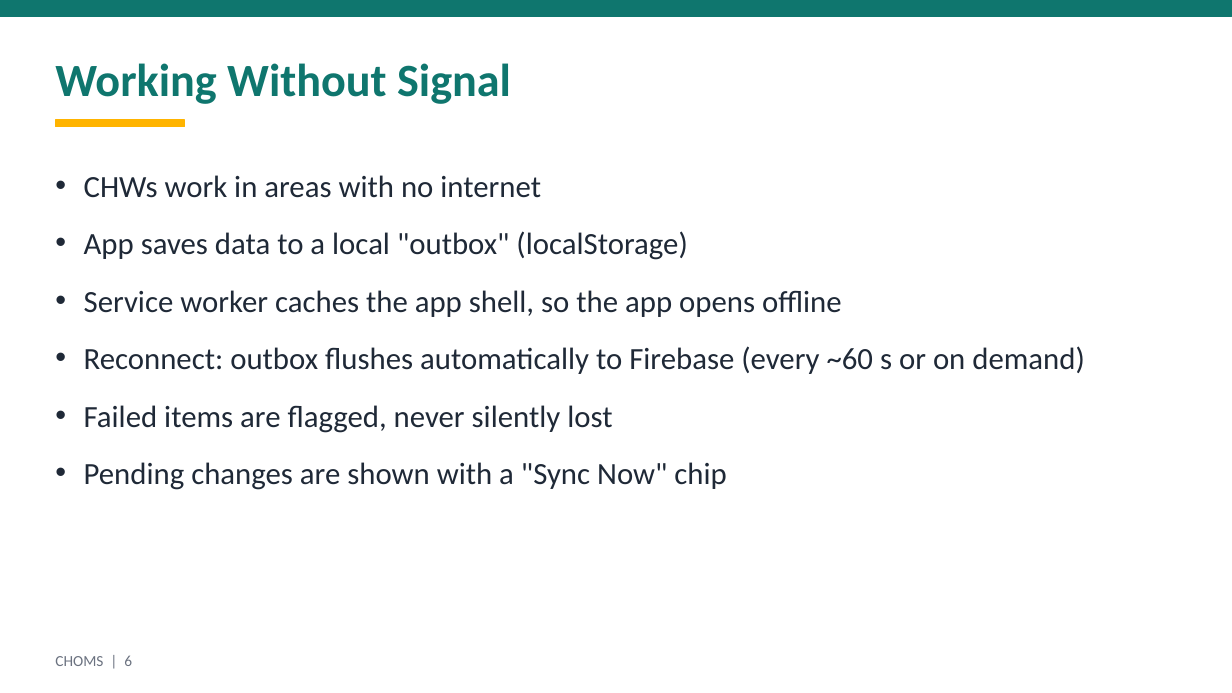
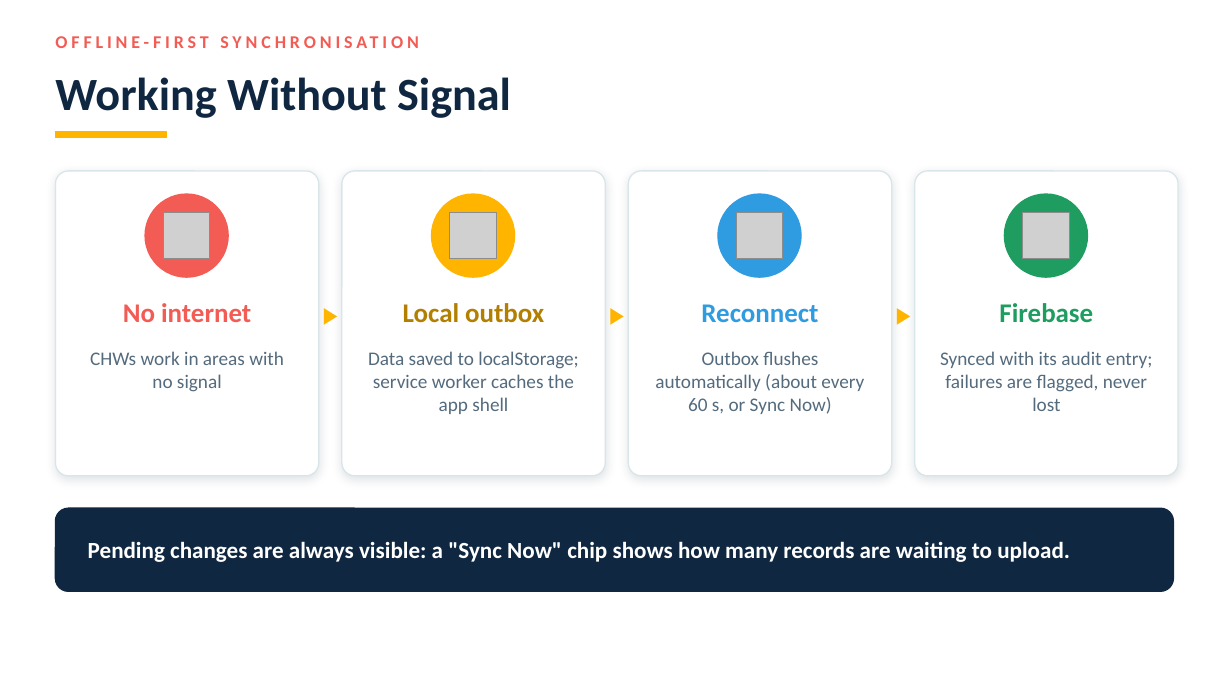
Before and after one commit to Olwethu7/choms-group-work, a slide deck: slide 7 of choms-suite/docs/presentation/CHOMS_Presentation.pptx (slide 6 before the commit). Drawn at 1232x693 pixels with LibreOffice and Linux fonts; fonts in the diff are those of the drawing; grey boxes stand for pictures; background and template pictures are left out. Boxes give left, top, right and bottom in pixels: in the first picture for what was removed or moved away, otherwise in the second. Text is boxed around its words. In the diff, an @@ line names an element or a change of style, - is before the commit and + after.

Commit message:
Redesign presentation to match website: illustrations, icons, screenshots

```diff
--- a/choms-suite/docs/presentation/CHOMS_Presentation.pptx
+++ b/choms-suite/docs/presentation/CHOMS_Presentation.pptx
@@ rectangle removed at [0,0,1232,17] @@
@@ text added at [55,28,887,55], 14 pt, text #F25C54, bold @@
+OFFLINE-FIRST SYNCHRONISATION
@@ text "Working Without Signal": place and size @@
-text "Working Without Signal" at [55,63,511,104]
+text "Working Without Signal" at [55,77,511,118]
@@ text "Working Without Signal" at [55,77,511,118]: text colour #0F766E to #0F2740 @@
@@ rectangle: place and size @@
-rectangle at [55,120,185,127]
+rectangle at [55,131,166,138]
@@ rounded rectangle added at [55,171,319,476], fill #FFFFFF, outline #D8E5E9 1 pt @@
@@ text removed at [84,175,1084,490] @@
-• CHWs work in areas with no internet
-• App saves data to a local "outbox" (localStorage)
-• Service worker caches the app shell, so the app opens offline
-• Reconnect: outbox flushes automatically to Firebase (every ~60 s or on demand)
-• Failed items are flagged, never silently lost
-• Pending changes are shown with a "Sync Now" chip
@@ rounded rectangle added at [342,171,605,476], fill #FFFFFF, outline #D8E5E9 1 pt @@
@@ rounded rectangle added at [628,171,892,476], fill #FFFFFF, outline #D8E5E9 1 pt @@
@@ rounded rectangle added at [915,171,1178,476], fill #FFFFFF, outline #D8E5E9 1 pt @@
@@ ellipse added at [145,194,228,277], fill #F25C54, outline #F25C54 1 pt @@
@@ ellipse added at [432,194,515,277], fill #FFB400, outline #FFB400 1 pt @@
@@ ellipse added at [718,194,801,277], fill #2F9BE0, outline #2F9BE0 1 pt @@
@@ ellipse added at [1005,194,1088,277], fill #1F9D60, outline #1F9D60 1 pt @@
@@ picture added at [164,213,210,259] @@
@@ picture added at [450,213,496,259] @@
@@ picture added at [737,213,783,259] @@
@@ picture added at [1023,213,1069,259] @@
@@ text added at [319,296,342,333], 18 pt, text #FFB400 @@
+▶
@@ text added at [605,296,628,333], 18 pt, text #FFB400 @@
+▶
@@ text added at [892,296,915,333], 18 pt, text #FFB400 @@
+▶
@@ text added at [123,303,251,322], 21 pt, text #F25C54, bold @@
+No internet
@@ text added at [403,303,544,323], 21 pt, text #B27F00, bold @@
+Local outbox
@@ text added at [701,304,818,322], 21 pt, text #2F9BE0, bold @@
+Reconnect
@@ text added at [999,303,1093,322], 21 pt, text #1F9D60, bold @@
+Firebase
@@ text added at [90,351,284,392], 15 pt, text #546B7E @@
+CHWs work in areas with no signal
@@ text added at [368,351,579,414], 15 pt, text #546B7E @@
+Data saved to localStorage; service worker caches the app shell
@@ text added at [655,351,864,414], 15 pt, text #546B7E @@
+Outbox flushes automatically (about every 60 s, or Sync Now)
@@ text added at [940,351,1153,411], 15 pt, text #546B7E @@
+Synced with its audit entry; failures are flagged, never lost
@@ rounded rectangle added at [55,508,1174,592], fill #0F2740, outline #0F2740 1 pt @@
@@ text added at [88,541,1070,562], 18 pt, text #FFFFFF, bold @@
+Pending changes are always visible: a "Sync Now" chip shows how many records are waiting to upload.
@@ text removed at [55,655,132,666] @@
-CHOMS | 6
```
Also in this commit, not shown: 10 other slides changed, 2 slides added, 1 other file.
